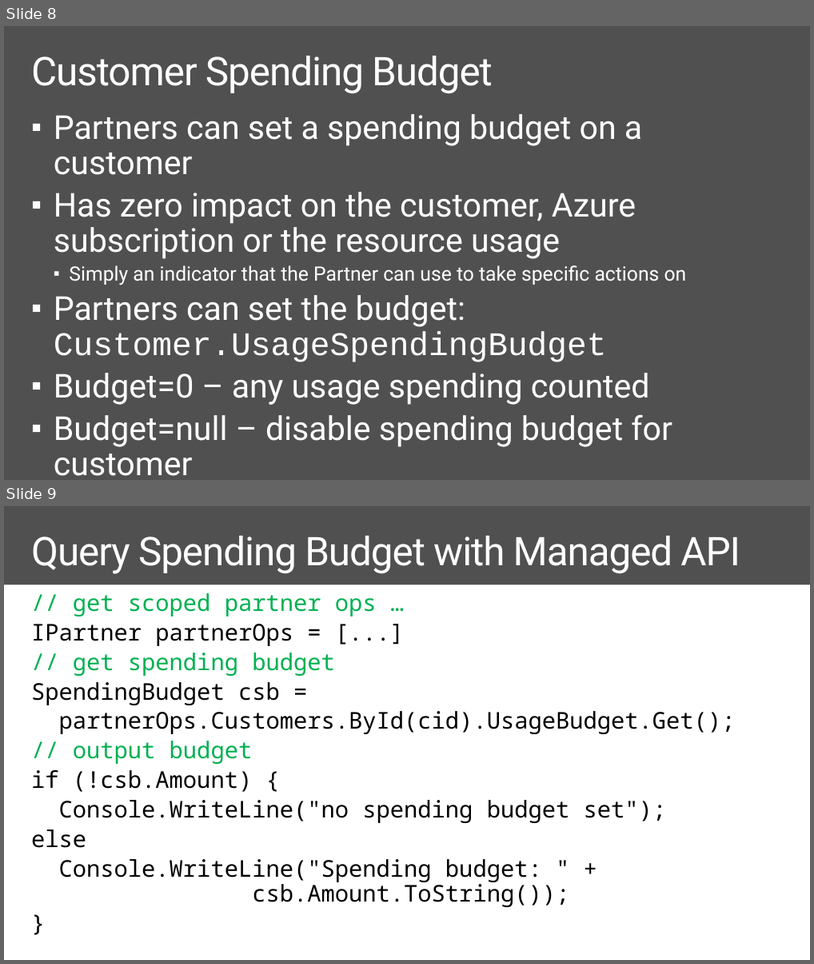
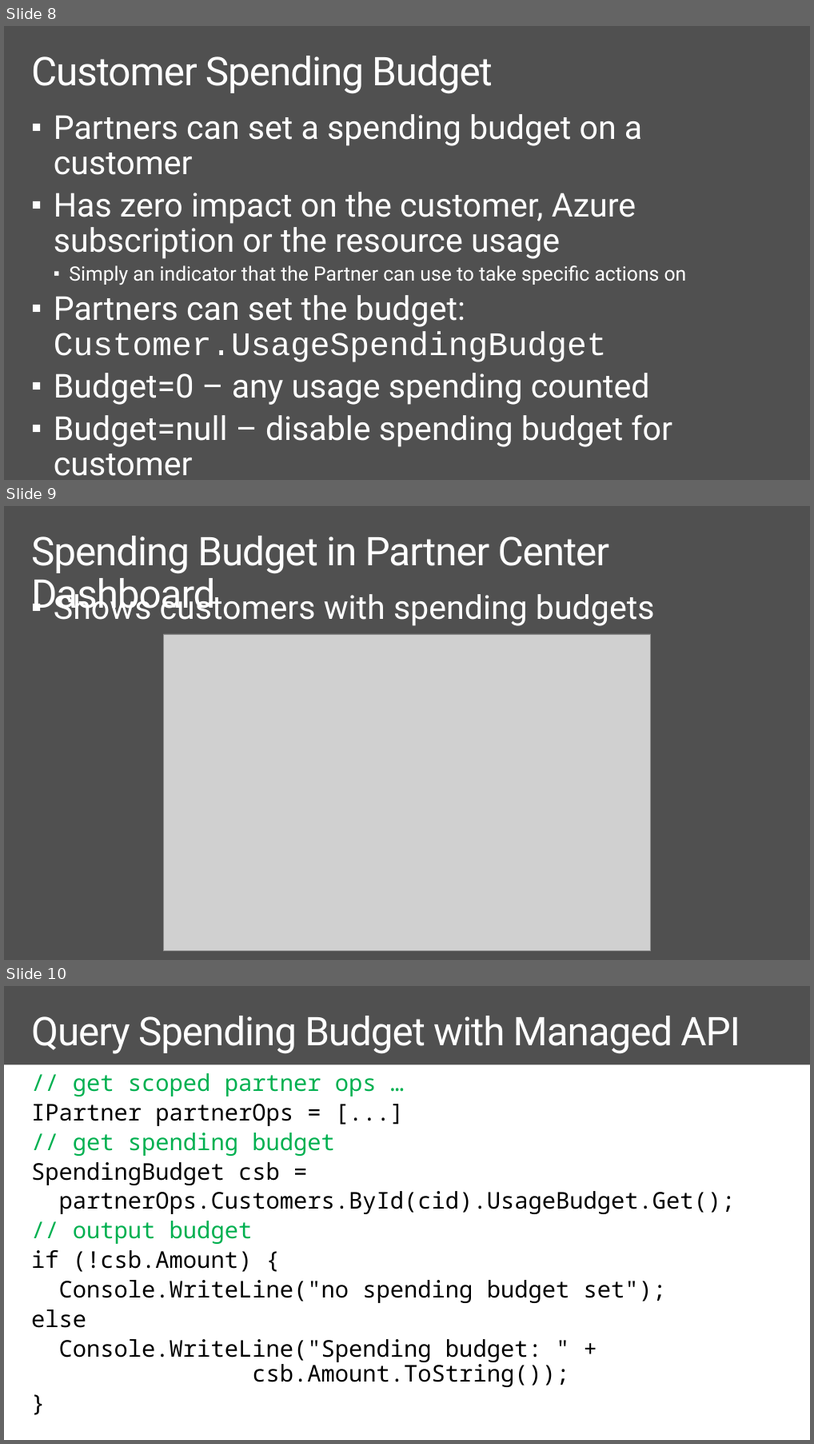
Before and after one commit to isabella232/training-course, a slide deck: mod-13-usage/mod-13-usage.pptx. Shown one above the other, each under a label of ours: slides 8 and 9 before the commit, slides 8, 9 and 10 after it. The pictures are 814x964 and 814x1444 pixels, drawn with LibreOffice and Linux fonts; fonts in the diff are those of the drawing; grey boxes stand for pictures; background and template pictures are left out. Boxes give left, top, right and bottom in pixels: in the first picture for what was removed or moved away, otherwise in the second. Text is boxed around its words. In the diff, an @@ line names an element or a change of style, - is before the commit and + after.

Commit message:
add slide for PC dashboard showing azure spending budget UX (#9)

```diff
--- a/mod-13-usage/mod-13-usage.pptx
+++ b/mod-13-usage/mod-13-usage.pptx
@@ slide 9 added at (4,506,810,960), background #505050 @@
@@ title added at (31,536,610,617), 48 pt, text #FFFFFF @@
+Spending Budget in Partner Center Dashboard
@@ text added at (54,588,655,626), 40 pt, text #FFFFFF @@
+▪ Shows customers with spending budgets
@@ picture added at (163,634,651,951) @@
@@ what was slide 9 is now slide 10 @@
```
Also in this commit, not shown: 1 other file.
